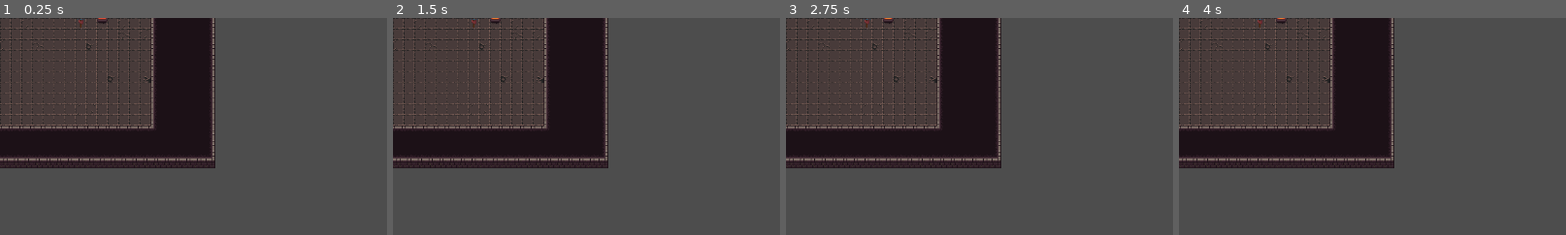
Above: before the commit, frames 1-4 (left to right).
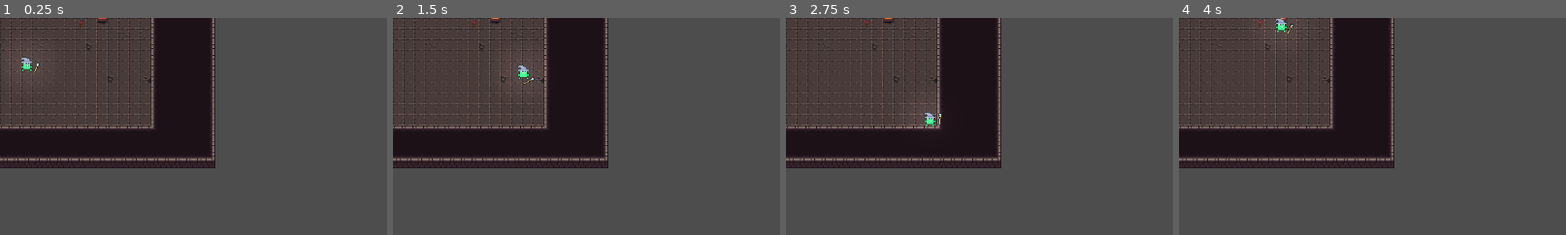
Above: after the commit, the same moments.

Repository: isaacdb/Magic-Dungeon
Game: Godot game, scene res://Levels/LevelTeste.tscn
The game is run twice, just before and just after one commit, with the same random seed, the same clock (stepped at 60 frames per second) and the same inputs. The project has no main scene, so this scene is started directly.
Inputs (mouse positions are % of the whole screen's width and height, from its top left):
- Up to frame 1 (0.25 s): no input
- Up to frame 2 (1.5 s): move the mouse to (72, 45) at 0.52 s; hold D (move_right) 0.53-1.28 s; tap Enter at 1.25 s; move the mouse to (30, 55) at 1.27 s; hold S (move_down) from 1.28 s (still down)
- Up to frame 3 (2.75 s): move the mouse to (60, 28) at 2.02 s; release S (move_down) at 2.03 s; hold D (move_right) from 2.03 s (still down)
- Up to frame 4 (4 s): tap Space at 2.75 s; move the mouse to (45, 70) at 2.77 s; release D (move_right) at 2.78 s; hold W (move_up) 2.78-3.53 s; tap Enter at 3.5 s; move the mouse to (80, 65) at 3.52 s; hold A (move_left) from 3.53 s (still down)
The pictures show only the part of the screen within x 0-50%, y 0-50%; the shares and areas given below are measured in that part.

The runs differ from the first frame. In frame 1, 0.2% of the frame differs, in the area x 5-11%, y 17-26%; in frame 2, 0.1%; in frame 3, 0.2%, in the area x 35-41%, y 43-51%; in frame 4, 0.2%.

Commit message:
add light point to character

Diff:
--- a/Character/CharacterBase.tscn
+++ b/Character/CharacterBase.tscn
@@ -44,7 +44,17 @@
 "RESET": SubResource("Animation_pqqg8")
 }
 
+[sub_resource type="Gradient" id="Gradient_jflrf"]
+colors = PackedColorArray(1, 1, 1, 1, 0, 0, 0, 1)
+
+[sub_resource type="GradientTexture2D" id="GradientTexture2D_sahfi"]
+gradient = SubResource("Gradient_jflrf")
+fill = 1
+fill_from = Vector2(0.5, 0.5)
+fill_to = Vector2(0.825688, 0.802752)
+
 [node name="CharacterBody2D" type="CharacterBody2D"]
+collision_mask = 48
 script = ExtResource("1_u2x5d")
 
 [node name="CollisionShape2D" type="CollisionShape2D" parent="."]
@@ -60,3 +70,8 @@
 }
 
 [node name="Weapon" parent="." instance=ExtResource("3_jc8jj")]
+
+[node name="PointLight2D" type="PointLight2D" parent="."]
+scale = Vector2(2.08026, 1.88008)
+energy = 0.28
+texture = SubResource("GradientTexture2D_sahfi")
--- a/Levels/LevelTeste.tscn
+++ b/Levels/LevelTeste.tscn
@@ -1,7 +1,8 @@
-[gd_scene load_steps=3 format=3 uid="uid://b21qtlsudosoo"]
+[gd_scene load_steps=4 format=3 uid="uid://b21qtlsudosoo"]
 
-[ext_resource type="PackedScene" uid="uid://cchjlv33o063k" path="res://Tilemap/TileMapWalls.tscn" id="1_fch5f"]
-[ext_resource type="PackedScene" uid="uid://h532sbrch7we" path="res://Tilemap/TileMapGround.tscn" id="2_vbm8m"]
+[ext_resource type="PackedScene" uid="uid://03my8igrvwt8" path="res://Tilemap/TileMapWalls.tscn" id="1_fch5f"]
+[ext_resource type="PackedScene" uid="uid://d2iv4f2anflh4" path="res://Tilemap/TileMapGround.tscn" id="2_vbm8m"]
+[ext_resource type="PackedScene" uid="uid://ddrlvr6k1bgv8" path="res://Character/CharacterBase.tscn" id="3_du5vr"]
 
 [node name="Node2D" type="Node2D"]
 
@@ -14,3 +15,6 @@
 layer_1/name = "Ground"
 layer_1/z_index = -1
 layer_1/tile_data = PackedInt32Array(0, 0, 8, 1, 0, 8, 2, 0, 9, 3, 0, 8, 4, 0, 8, 5, 0, 8, 6, 0, 8, 65542, 0, 8, 65541, …(3657 unchanged characters)…
+
+[node name="CharacterBody2D" parent="." instance=ExtResource("3_du5vr")]
+position = Vector2(40, 69)
--- a/Tilemap/TileMapGround.tscn
+++ b/Tilemap/TileMapGround.tscn
@@ -1,10 +1,10 @@
-[gd_scene load_steps=6 format=3 uid="uid://h532sbrch7we"]
-
-[ext_resource type="Texture2D" uid="uid://chgxjcanqjv2a" path="res://Assets/16x16 dungeon ii wall reconfig/16x16 dungeon ii wall reconfig/16x16 dungeon ii wall reconfig v04 spritesheet.png" id="1_ksxoh"]
+[gd_scene load_steps=6 format=3 uid="uid://d2iv4f2anflh4"]
+
+[ext_resource type="Texture2D" uid="uid://chgxjcanqjv2a" path="res://Assets/16x16 dungeon ii wall reconfig v04 spritesheet.png" id="1_tqfk5"]
 [ext_resource type="Texture2D" uid="uid://dw0420537afle" path="res://Assets/Dungeon_Tileset_Decorations_v2.png" id="2_5w3oy"]
 
 [sub_resource type="TileSetAtlasSource" id="TileSetAtlasSource_h1628"]
-texture = ExtResource("1_ksxoh")
+texture = ExtResource("1_tqfk5")
 13:4/0 = 0
 14:4/0 = 0
 15:4/0 = 0
--- a/Tilemap/TileMapWalls.tscn
+++ b/Tilemap/TileMapWalls.tscn
@@ -1,9 +1,9 @@
-[gd_scene load_steps=4 format=3 uid="uid://cchjlv33o063k"]
+[gd_scene load_steps=4 format=3 uid="uid://03my8igrvwt8"]
 
-[ext_resource type="Texture2D" uid="uid://chgxjcanqjv2a" path="res://Assets/16x16 dungeon ii wall reconfig/16x16 dungeon ii wall reconfig/16x16 dungeon ii wall reconfig v04 spritesheet.png" id="1_vgorn"]
+[ext_resource type="Texture2D" uid="uid://chgxjcanqjv2a" path="res://Assets/16x16 dungeon ii wall reconfig v04 spritesheet.png" id="1_ahv7w"]
 
 [sub_resource type="TileSetAtlasSource" id="TileSetAtlasSource_763mn"]
-texture = ExtResource("1_vgorn")
+texture = ExtResource("1_ahv7w")
 texture_region_size = Vector2i(16, 32)
 0:0/0 = 0
 0:0/0/terrain_set = 0
Renamed: Assets/16x16 dungeon ii wall reconfig/16x16 dungeon ii wall reconfig/16x16 dungeon ii wall reconfig v04 spritesheet.png -> Assets/16x16 dungeon ii wall reconfig v04 spritesheet.png
Not shown, changed: Assets/16x16 dungeon ii wall reconfig v04 spritesheet.png.import
Not shown: 1 places in Character/CharacterBase.tscn that only renumber resources
